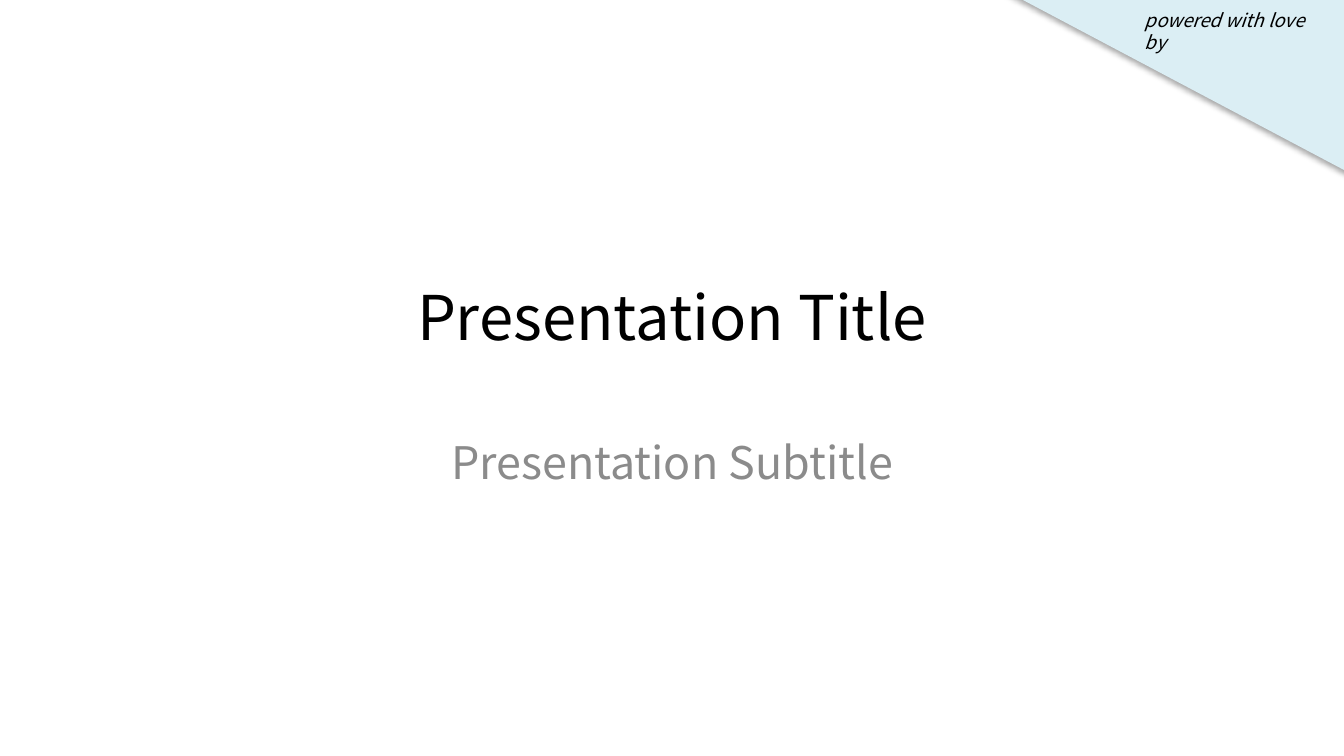
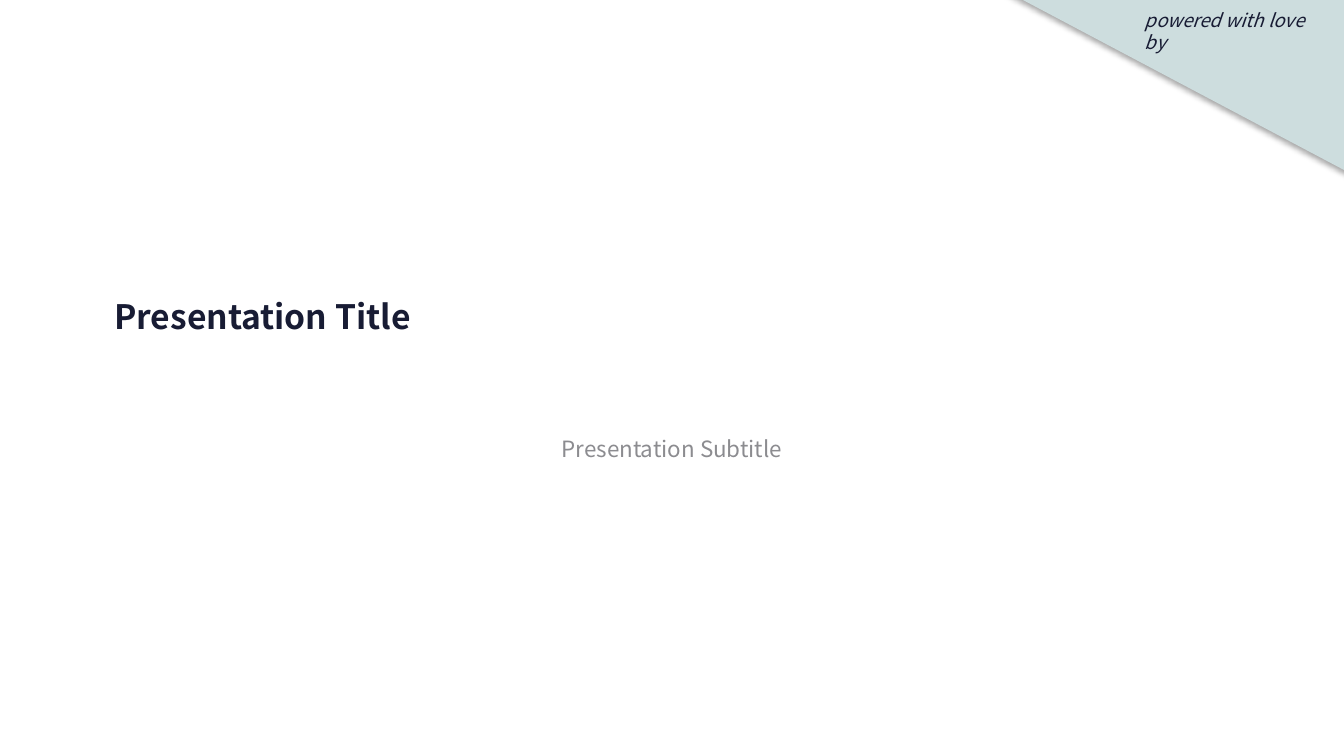
Before and after one commit to welovedatascience/targeter, a slide deck: slide 1 of inst/ressources/targeter-report.pptx. Drawn at 1344x756 pixels with LibreOffice and Linux fonts; fonts in the diff are those of the drawing; background and template pictures are left out. Boxes give left, top, right and bottom in pixels: in the first picture for what was removed or moved away, otherwise in the second. Text is boxed around its words. In the diff, an @@ line names an element or a change of style, - is before the commit and + after.

```diff
--- a/inst/ressources/targeter-report.pptx
+++ b/inst/ressources/targeter-report.pptx
@@ right triangle at (995, 0, 1344, 179): fill #DBEEF4 to #CDDDDE @@
@@ text "powered with love by" at (1145, 12, 1304, 54): text colour #000000 to #181C34 @@
@@ title "Presentation Title" at (114, 301, 410, 330): size 33 to 18 pt, text colour #000000 to #181C34, bold on; alignment centre to left @@
@@ subtitle "Presentation Subtitle" at (562, 439, 782, 457): size 24 to 12 pt, text colour #8C8C8C to #8C8D90; less space between paragraphs @@
```
Also in this commit, not shown: 3 other slides changed, 8 other files.
